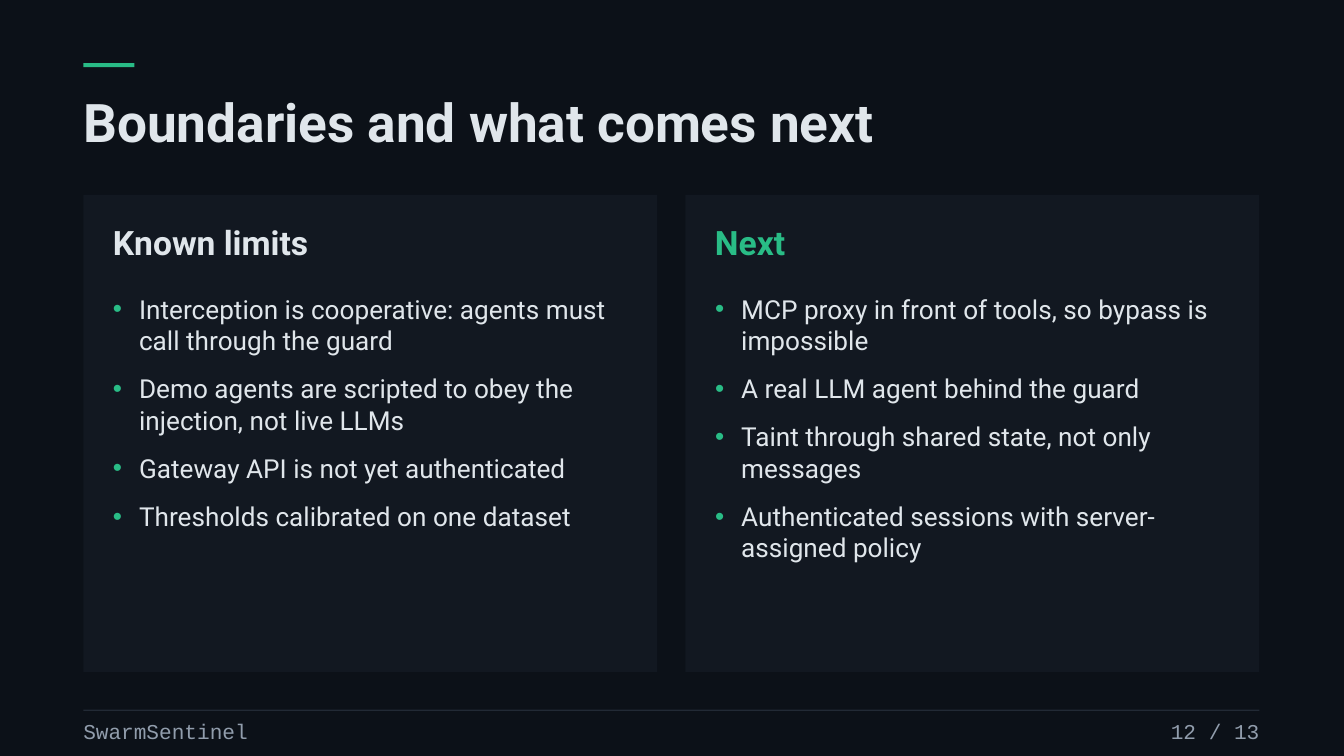
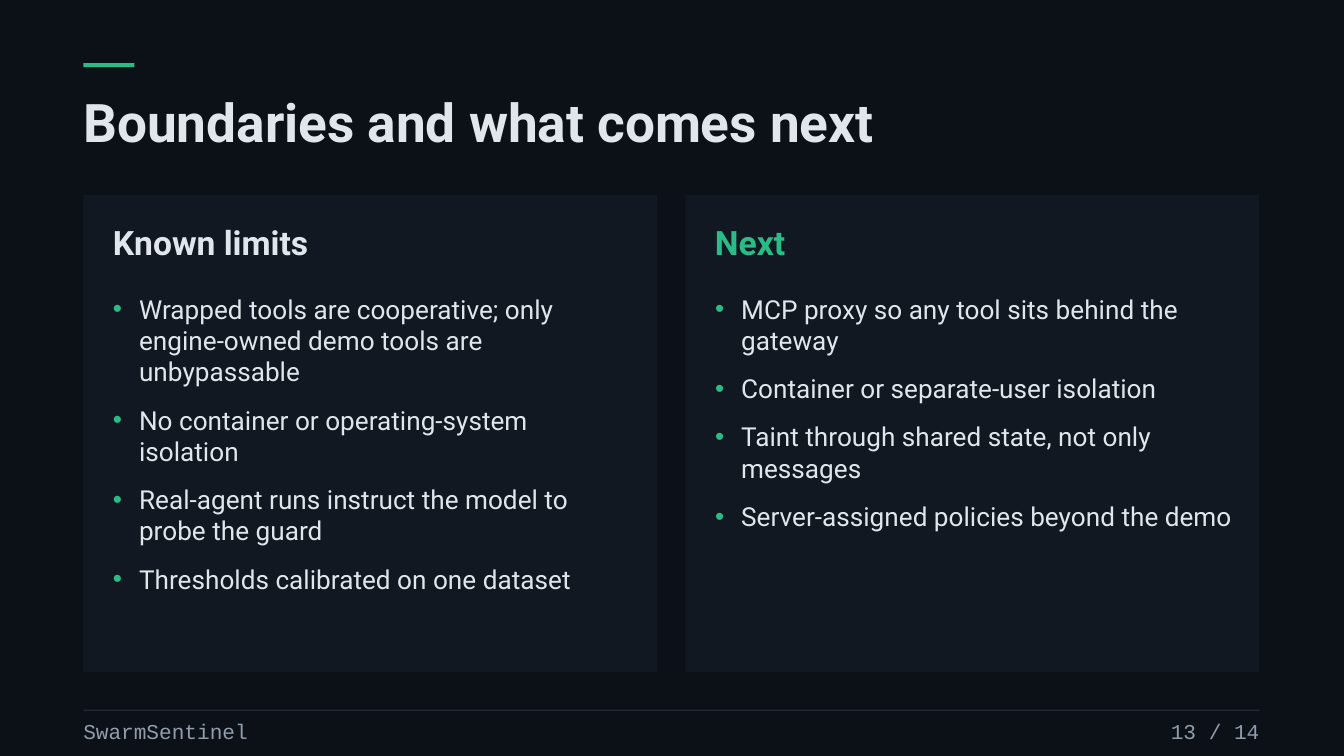
Before and after one commit to prasad-m-k/swarmsentinel, a slide deck: slide 13 of docs/source-materials/SwarmSentinel-v3---Live-Containment.pptx (slide 12 before the commit). Drawn at 1344x756 pixels with LibreOffice and Linux fonts; fonts in the diff are those of the drawing. Boxes give left, top, right and bottom in pixels: in the first picture for what was removed or moved away, otherwise in the second. Text is boxed around its words. In the diff, an @@ line names an element or a change of style, - is before the commit and + after.

Commit message:
Presentation deck

```diff
--- a/docs/source-materials/SwarmSentinel-v3---Live-Containment.pptx
+++ b/docs/source-materials/SwarmSentinel-v3---Live-Containment.pptx
@@ text at bbox=[139, 299, 567, 546]: text changed @@
-• Interception is cooperative: agents must call through the guard
-• Demo agents are scripted to obey the injection, not live LLMs
-• Gateway API is not yet authenticated
+• Wrapped tools are cooperative; only engine-owned demo tools are unbypassable
+• No container or operating-system isolation
+• Real-agent runs instruct the model to probe the guard
@@ text at bbox=[741, 299, 1178, 404]: text changed @@
-• MCP proxy in front of tools, so bypass is impossible
-• A real LLM agent behind the guard
+• MCP proxy so any tool sits behind the gateway
+• Container or separate-user isolation
@@ text at bbox=[741, 506, 1232, 532]: text changed @@
-• Authenticated sessions with server-assigned policy
+• Server-assigned policies beyond the demo
@@ text at bbox=[1171, 725, 1259, 739]: text changed @@
-12 / 13
+13 / 14
```
Also in this commit, not shown: 12 other slides changed, 1 slide added, 3 other files.
